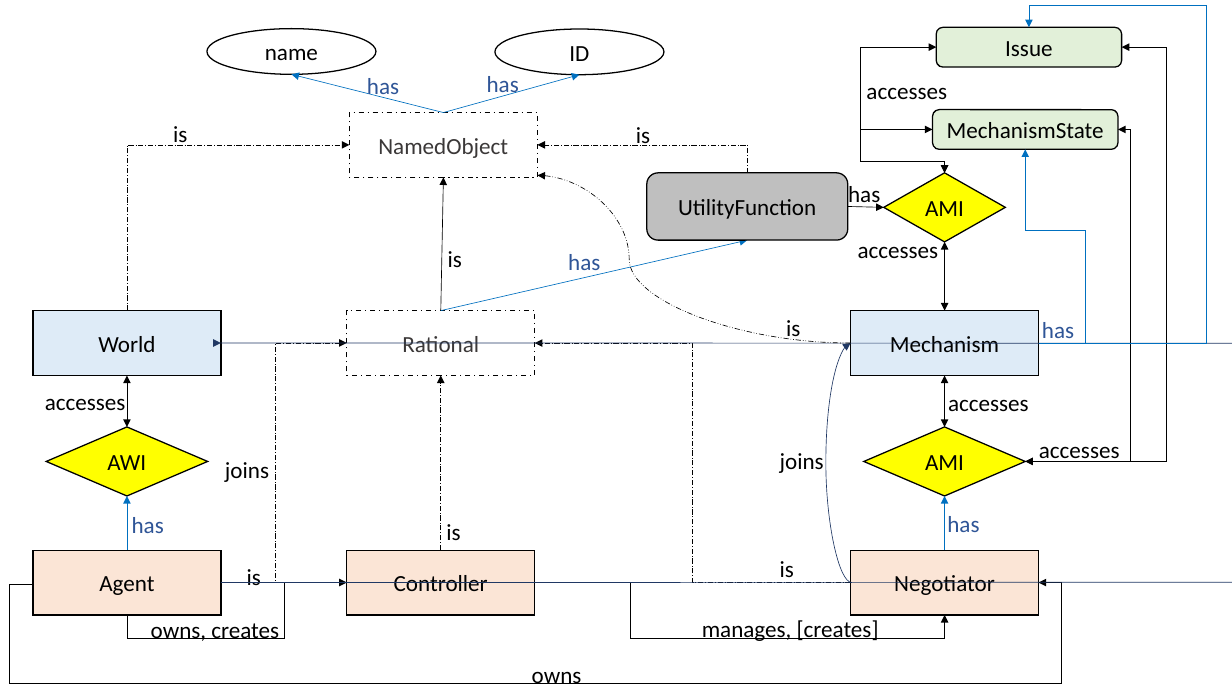
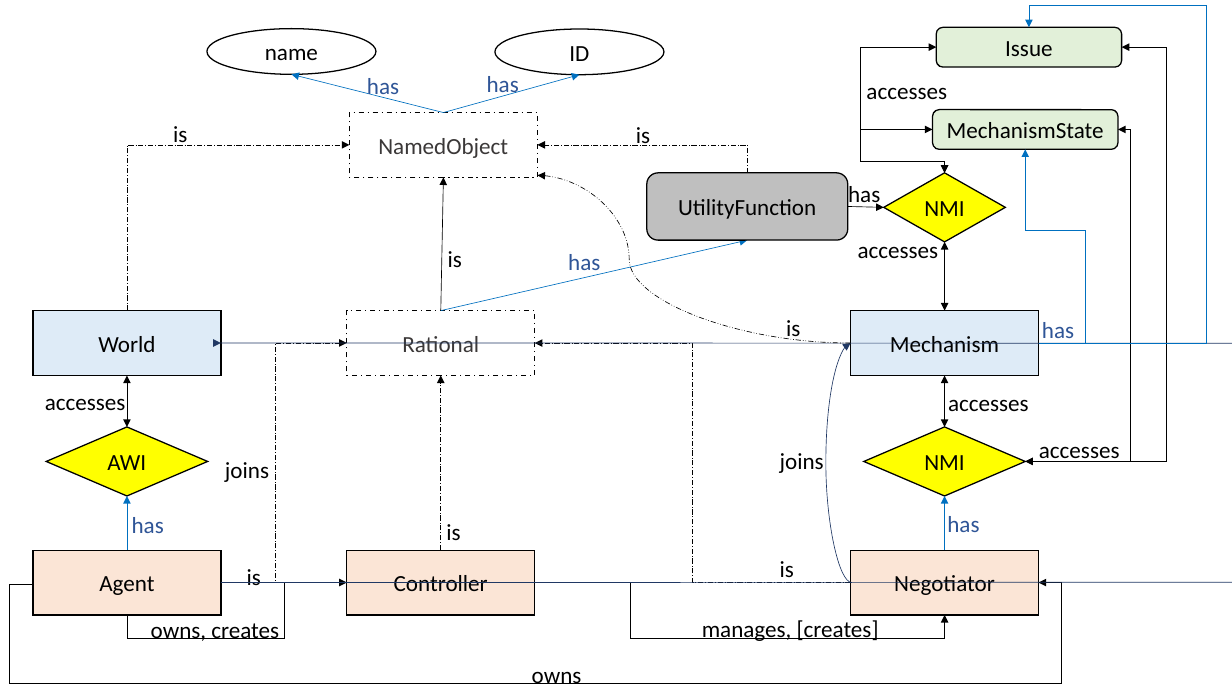
Before and after one commit to yasserfarouk/negmas, a slide deck: slide 1 of docs/figs/overview.pptx. Drawn at 1232x693 pixels with LibreOffice and Linux fonts; fonts in the diff are those of the drawing. Boxes give left, top, right and bottom in pixels: in the first picture for what was removed or moved away, otherwise in the second. Text is boxed around its words. In the diff, an @@ line names an element or a change of style, - is before the commit and + after.

```diff
--- a/docs/figs/overview.pptx
+++ b/docs/figs/overview.pptx
@@ text in diamond at [924, 201, 964, 216]: text changed @@
-AMI
+NMI
@@ text in diamond at [924, 455, 964, 470]: text changed @@
-AMI
+NMI
```
Also in this commit, not shown: 44 other files.
